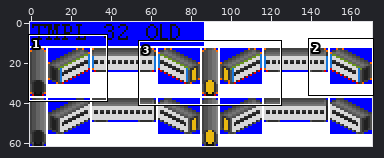
A sprite sheet gets an edit: gfx/Template/old_32px.png. Above: a wide view before the commit, with the close-up outlined.
Close-up. Old version:
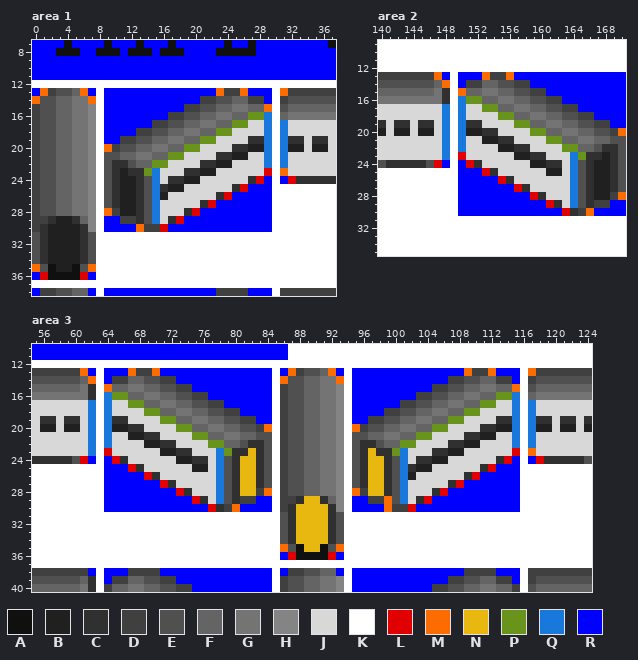
The file is 171x62 pixels. Shown: area 1: x 0..37, y 7..38; area 2: x 140..170, y 9..35; area 3: x 55..124, y 10..40.
Palette (. is transparent): A #101010  B #202020  C #303030  D #404040  E #505050  F #646464  G #747474  H #848484  J #d8d8d8  K #ffffff  L #e00000  M #fc6c00  N #e8b810  P #68941c  Q #1878dc  R #0000ff
The same view after the edit:
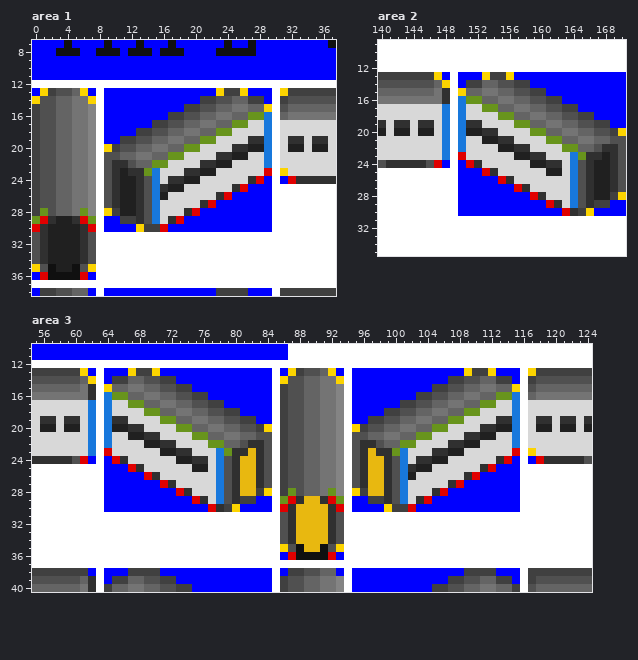
Difference:
colour M: #fc6c00 -> #fcd400
Area 1:
y 17..22: x 31 Q -> J
y 28: x 1 E -> P; x 6 G -> P
y 29: x 0..1 DD -> PL; x 6..7 FH -> LP
y 30: x 0 D -> L; x 7 H -> L
Area 3:
y 17..22: x 117 Q -> J
y 28: x 87 E -> P; x 92 G -> P
y 29: x 86..87 DD -> PL; x 92..93 FH -> LP; x 99 M -> C
y 30: x 86 D -> L; x 93 H -> L
